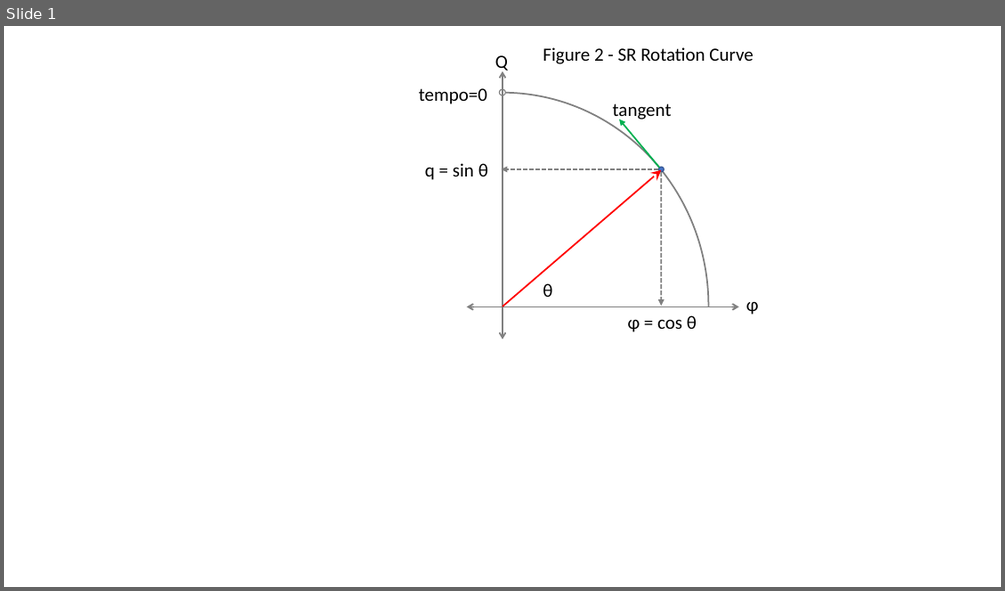
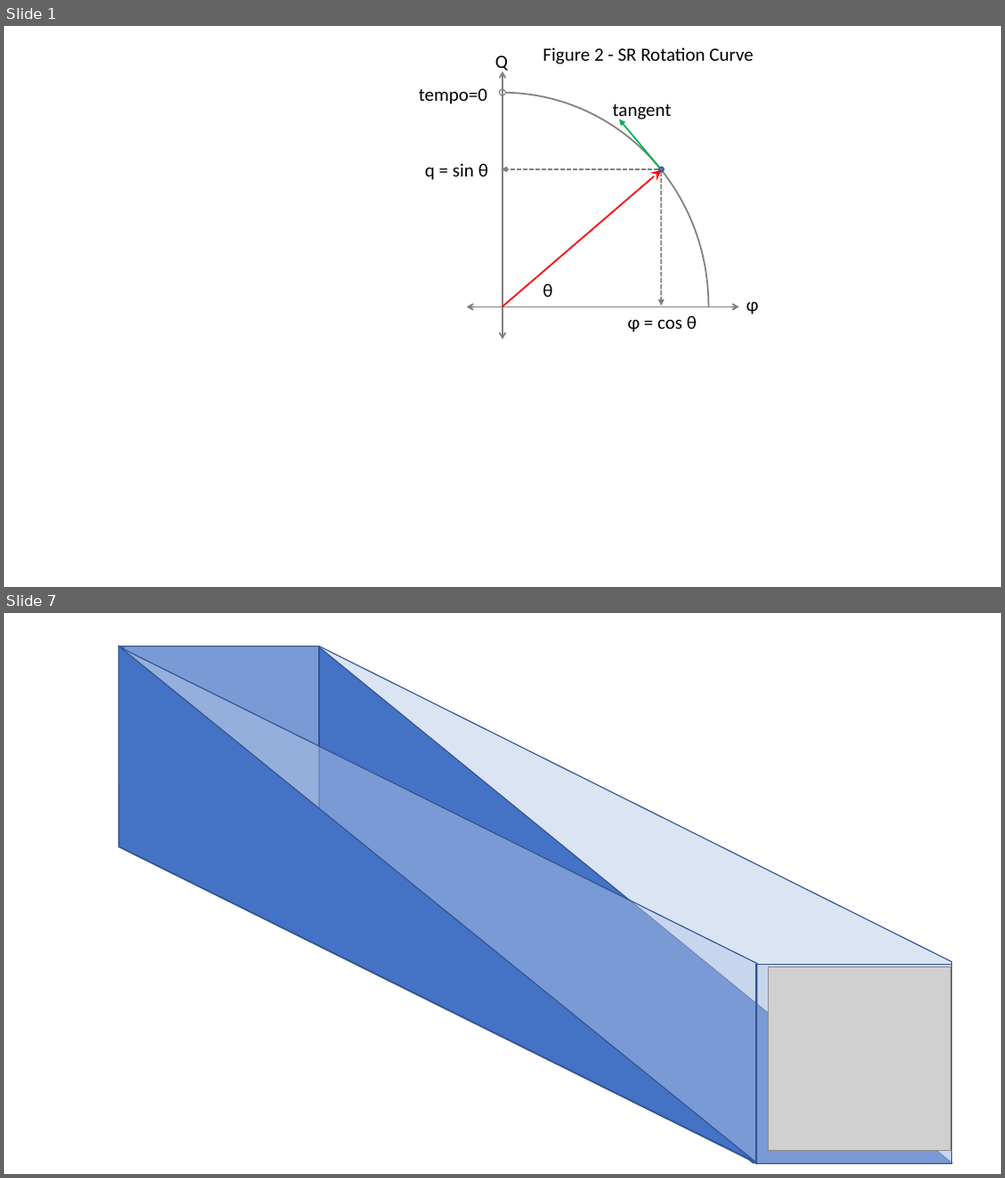
Before and after one commit to Don-Lawn/The-Causal-Domain, a slide deck: docs/figures/new diagrams 3.pptx. Shown one above the other, each under a label of ours: slide 1 before the commit, slides 1 and 7 after it; the slides between them are not shown. The pictures are 1005x591 and 1005x1178 pixels, drawn with LibreOffice and Linux fonts; fonts in the diff are those of the drawing; grey boxes stand for pictures. Boxes give left, top, right and bottom in pixels: in the first picture for what was removed or moved away, otherwise in the second. Text is boxed around its words. In the diff, an @@ line names an element or a change of style, - is before the commit and + after.

```diff
--- a/docs/figures/new diagrams 3.pptx
+++ b/docs/figures/new diagrams 3.pptx
@@ slide 7 added at (4,613,1001,1174), background #FFFFFF @@
@@ triangle added at (21,646,756,1174), fill #4472C4, outline #325491 1 pt @@
@@ parallelogram added at (119,646,952,1163), fill #4472C4, outline #325491 1 pt @@
@@ parallelogram added at (119,647,757,1163), fill #B4C7E7 at 48% opacity, outline #325491 1 pt @@
@@ rectangle added at (123,646,319,844), fill #B4C7E7 at 48% opacity, outline #325491 1 pt @@
@@ parallelogram added at (319,646,952,1163), fill #B4C7E7 at 48% opacity, outline #325491 1 pt @@
@@ rectangle added at (756,965,952,1163), fill #B4C7E7 at 48% opacity, outline #325491 1 pt @@
@@ picture added at (768,966,951,1150) @@
```
Also in this commit, not shown: 1 slide changed, 16 other slides added, 21 other files.
